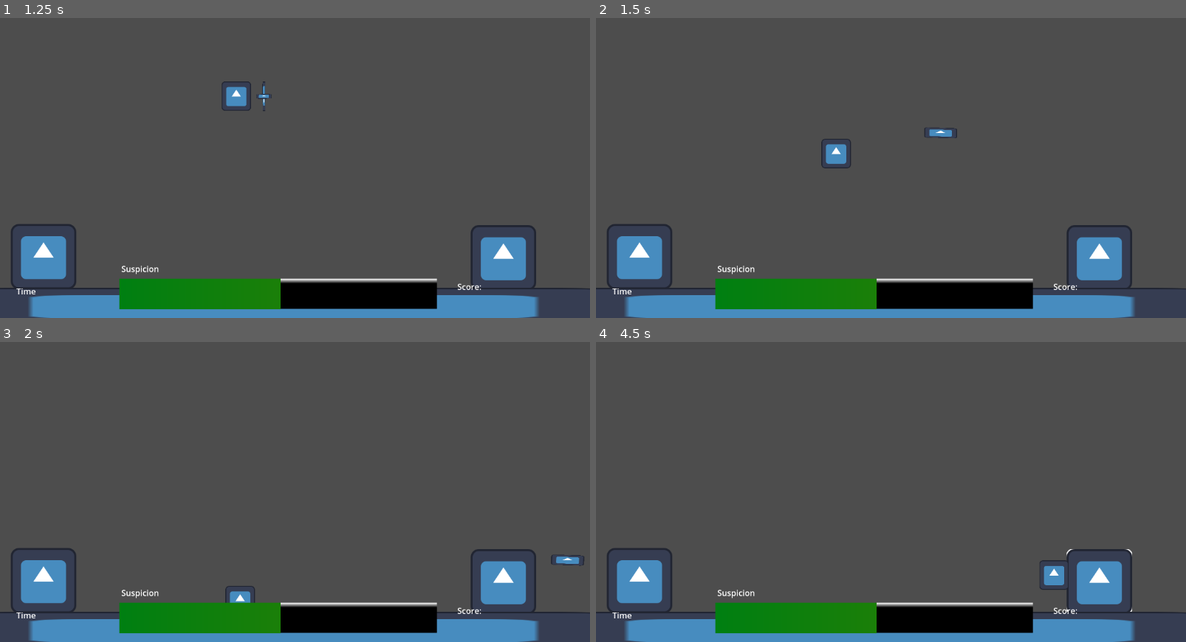
Above: before the commit, frames 1-4 (two rows, left to right).
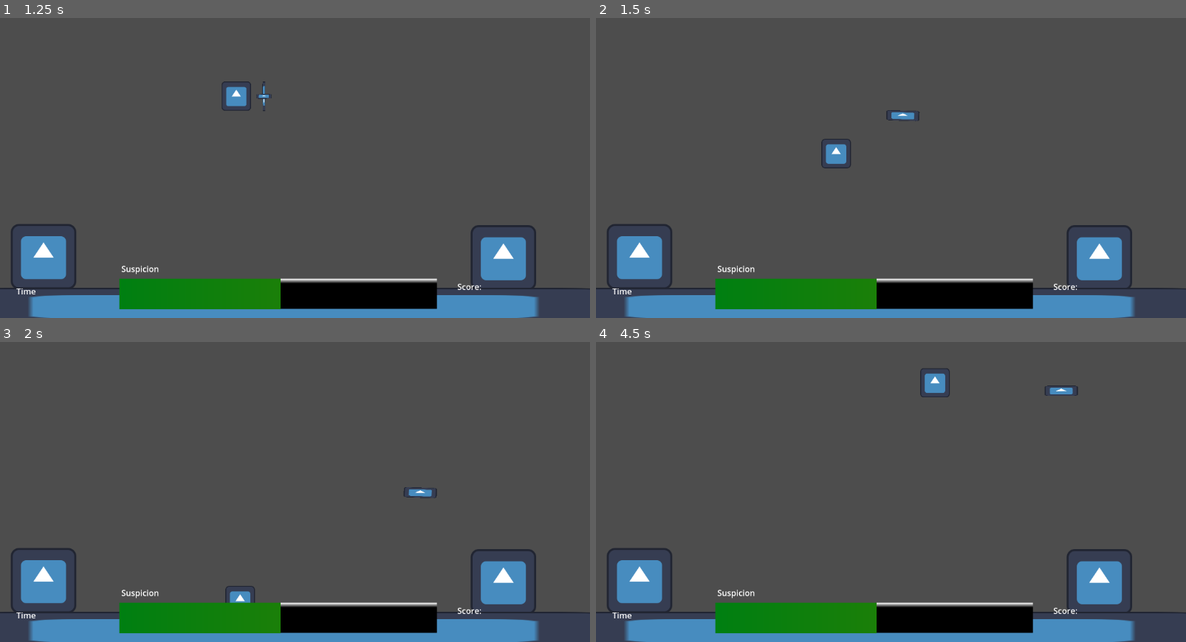
Above: after the commit, the same moments.

Repository: Jose-YP/Melon2023
Game: Godot game, scene res://Scenes/Main.tscn
Same seed, same stepped clock (60 frames per second), same inputs: the game is played once before the commit and once after it. The engine's default icon, where the game draws it, is replaced by a stand-in: a white triangle on a blue panel in a dark square.
Inputs (mouse positions are in pixels of both pictures, inside the frame that each line leads up to):
- Up to frame 1 (1.25 s): tap Enter at 0.5 s; move the mouse to (424, 135) at 0.52 s; press the mouse at (424, 135) at 0.53 s; hold D (Right) from 0.53 s (still down)
- Up to frame 2 (1.5 s): move the mouse to (773, 168) at 1.27 s; release D (Right) at 1.28 s; release the mouse at (773, 168) at 1.28 s; hold S (Down) from 1.28 s (still down); click (773, 168) at 1.35 s
- Up to frame 3 (2 s): keep holding S (Down)
- Up to frame 4 (4.5 s): move the mouse to (950, 405) at 2.02 s; release S (Down) at 2.03 s; press the mouse at (950, 405) at 2.03 s; hold D (Right) 2.03-2.78 s; move the mouse to (861, 543) at 2.77 s; release the mouse at (861, 543) at 2.78 s; hold W (Up) 2.78-3.53 s; click (861, 543) at 2.85 s; move the mouse to (1068, 525) at 3.52 s; press the mouse at (1068, 525) at 3.53 s; hold A (Left) from 3.53 s (still down); move the mouse to (714, 426) at 4.27 s; release the mouse at (714, 426) at 4.28 s; click (714, 426) at 4.35 s

Frame 1 is identical in both runs. In frame 2, 0.2% of the frame differs, in the area x 49-62%, y 30-41%; in frame 3, 0.2%; in frame 4, 0.7%, in the area x 54-91%, y 8-90%.

Commit message:
Further fixes and starting to implement other stuff
basic melee started, also found out that arrow's stick function isn't even being called

Diff:
--- a/Code/Main.gd
+++ b/Code/Main.gd
@@ -2,17 +2,32 @@
 
 @onready var player: CharacterBody2D = $Player
 
+var characterArray: Array = []
+var loverArray: Array = []
+
+func _ready():
+	for character in get_tree().get_nodes_in_group("Character"): #Will have both characters and lovers
+		pass
+
+	for lover in get_tree().get_nodes_in_group("Lover"): #Will only have lovers
+		pass
+
+
 func _on_player_shoot_arrow(arrow,aim):
+	#Move arrow to projectiles so it won't be affected by player anymore
 	arrow.get_parent().remove_child(arrow)
 	$Projectiles.add_child(arrow)
-	arrow.linear_velocity = player.aim.normalized() * player.bowDistance
-	arrow.apply_central_impulse(arrow.linear_velocity)
+
+	#Add back it's position, and rotation
 	arrow.global_position = player.bow.global_position
 	arrow.look_at(aim)
+	#Get arrow velocity and shoot
+	arrow.linear_velocity = player.aim.normalized() * player.bowDistance
+	arrow.apply_central_force(arrow.linear_velocity)
 
-	player.drawingBow = false
+	#Reset player things
 	player.bow.hide()
 	player.rotation = 0 #make this a tween later
 
 func _on_player_whisper(target):
-	print(target.whisperArea)
+	player.position = target.whisperArea.global_position
--- a/Code/Player.gd
+++ b/Code/Player.gd
@@ -49,6 +49,11 @@
 
 		elif meleeRange:
 			meleeMove()
+
+	else:
+		if Input.is_action_just_released("Action"):
+			whispering = false
+
 
 #----------------------------------------------
 #BASIC CONTROL
--- a/Code/arrow.gd
+++ b/Code/arrow.gd
@@ -20,6 +20,7 @@
 #HELPER FUNCTIONS
 #----------------------------------------------
 func stick(): #Not working yet
+	print("Stick!")
 	stickPos = position
 	linear_velocity = Vector2.ZERO
 	freeze = true
--- a/Scenes/Main.tscn
+++ b/Scenes/Main.tscn
@@ -10,15 +10,17 @@
 [node name="Node2D" type="Node2D"]
 script = ExtResource("1_v2ock")
 
+[node name="Lovers" type="Node2D" parent="."]
+
+[node name="TestLover" parent="Lovers" instance=ExtResource("3_sb2b3")]
+position = Vector2(984, 529)
+collision_layer = 1
+
 [node name="Characters" type="Node2D" parent="."]
 position = Vector2(348, 214)
 
 [node name="TestCharacter" parent="Characters" instance=ExtResource("2_36bu7")]
 position = Vector2(-262, 313)
-
-[node name="TestLover" parent="Characters" instance=ExtResource("3_sb2b3")]
-position = Vector2(636, 315)
-collision_layer = 1
 
 [node name="Player" parent="." instance=ExtResource("2_ssk07")]
 position = Vector2(348, 214)
--- a/Scenes/character.tscn
+++ b/Scenes/character.tscn
@@ -6,7 +6,7 @@
 [sub_resource type="RectangleShape2D" id="RectangleShape2D_ofii5"]
 size = Vector2(126, 124)
 
-[node name="Character" type="StaticBody2D"]
+[node name="Character" type="StaticBody2D" groups=["Character"]]
 collision_layer = 5
 script = ExtResource("1_8yxad")
 
--- a/Scenes/lover.tscn
+++ b/Scenes/lover.tscn
@@ -12,7 +12,7 @@
 [sub_resource type="CircleShape2D" id="CircleShape2D_xo6le"]
 radius = 93.1343
 
-[node name="StaticBody2D" instance=ExtResource("1_3vq3f")]
+[node name="StaticBody2D" groups=["Lover"] instance=ExtResource("1_3vq3f")]
 collision_layer = 13
 collision_mask = 9
 script = ExtResource("2_noq38")
